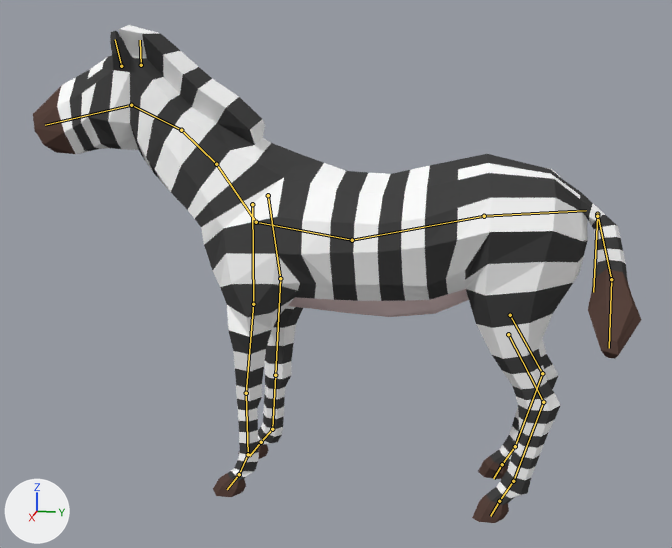
Two versions of the Blender file Assets/Sabana/zebra.blend, one commit apart.
Both versions are drawn from a camera (50 mm lens) standing at (11.83, 1.44, 6.06) and looking at (0.22, -0.88, 3.16). Lighting does not change. The marker at lower left points along +X, +Y and +Z. Both versions are drawn at frame 150 of the action 'IDLE2'; the numbers are the values there. The bones that bend it are drawn over the model as lines.

The first picture shows 'caballo'.
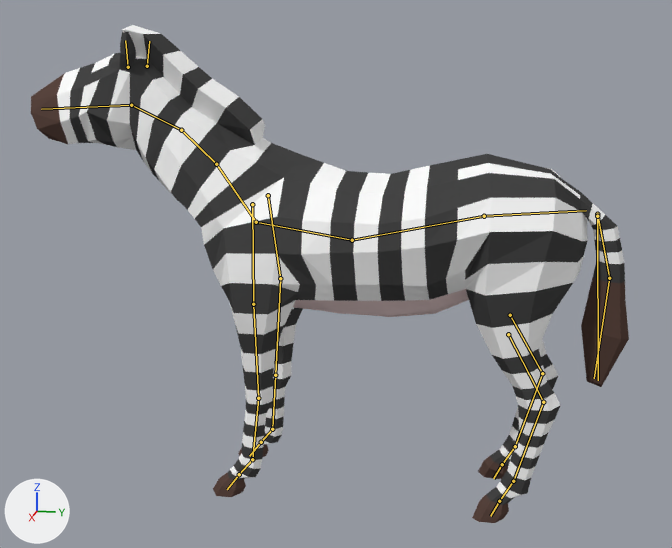
Pixel boxes [x1, y1, x2, y2] of what changed, in the pictures (672 x 548 px):
'caballo', posed
    before: [33, 25, 641, 523]
    after: [31, 25, 629, 523]
bone 'tail', root to tip
    before: (597, 214) to (611, 279)
    after: (597, 214) to (609, 278)
bone 'head', root to tip
    before: (131, 105) to (45, 125)
    after: (131, 105) to (41, 109)
bone 'tail-CTRL', root to tip
    before: (597, 216) to (593, 292)
    after: (597, 216) to (598, 380)

What changed in the scene script:
```text
Change bone_tail:
    where bone_tail = bpy.data.objects['Armature'].pose.bones['tail']  # child of 'spine3'
    bone_tail.rotation_quaternion: (0.986, 0.0, -0.04, -0.164) -> (1.0, 0.0, 0.0, 0.0)  # degrees (1, -5, -19) -> degrees (0, 0, 0)
Change bone_head:
    where bone_head = bpy.data.objects['Armature'].pose.bones['head']  # child of 'neck'
    bone_head.rotation_quaternion: (0.997, 0.082, 0.0, 0.0) -> (1.0, 0.0, 0.0, 0.0)  # degrees (9, 0, 0) -> degrees (0, 0, 0)
Change bone_frontleg_ik_pole_l:
    where bone_frontleg_ik_pole_l = bpy.data.objects['Armature'].pose.bones['frontLeg_IK-pole.L']  # child of 'frontLeg_IK-target.L'
    bone_frontleg_ik_pole_l.location: (1.4, 0.0, 0.29) -> (0.0, 0.0, 0.0)
Change bone_tail_ctrl:
    where bone_tail_ctrl = bpy.data.objects['Armature'].pose.bones['tail-CTRL']
    bone_tail_ctrl.rotation_quaternion: (0.908, 0.0, 0.028, 0.418) -> (1.0, 0.0, 0.0, 0.0)  # degrees (1, 3, 49) -> degrees (0, 0, 0)
```
